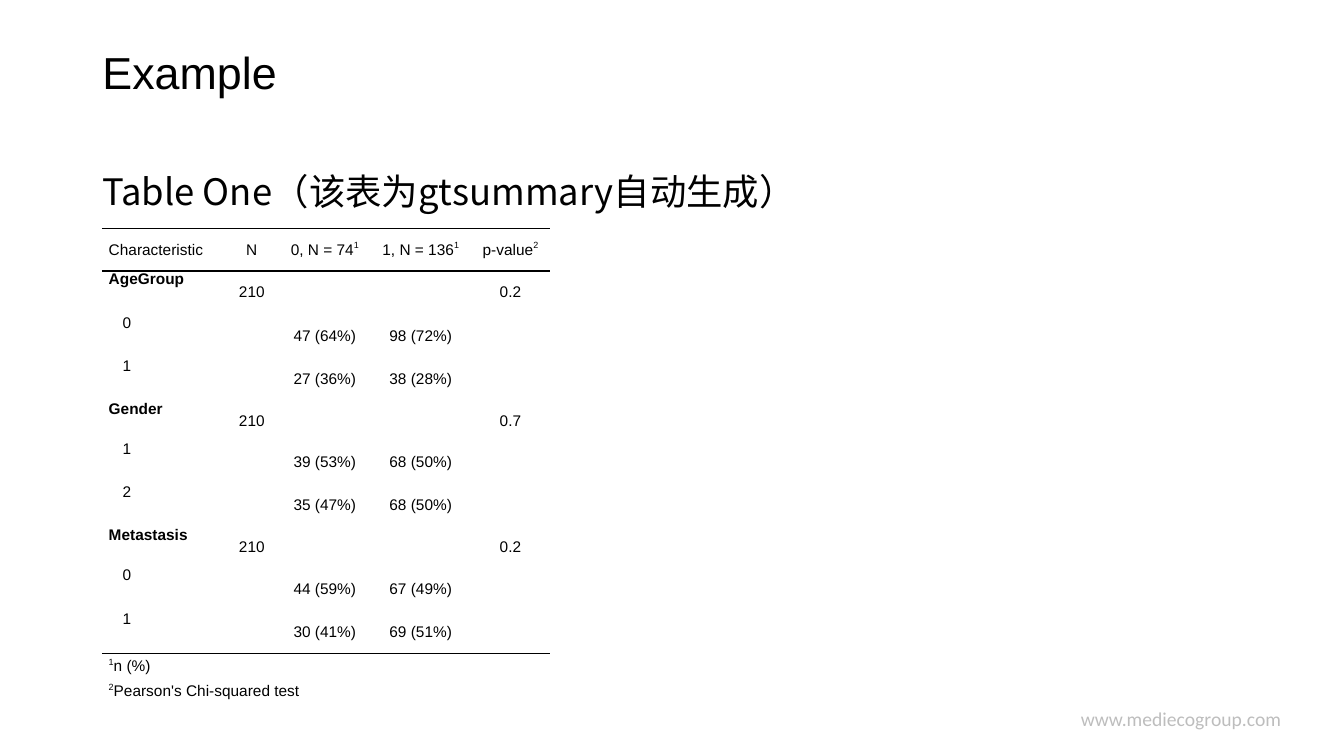
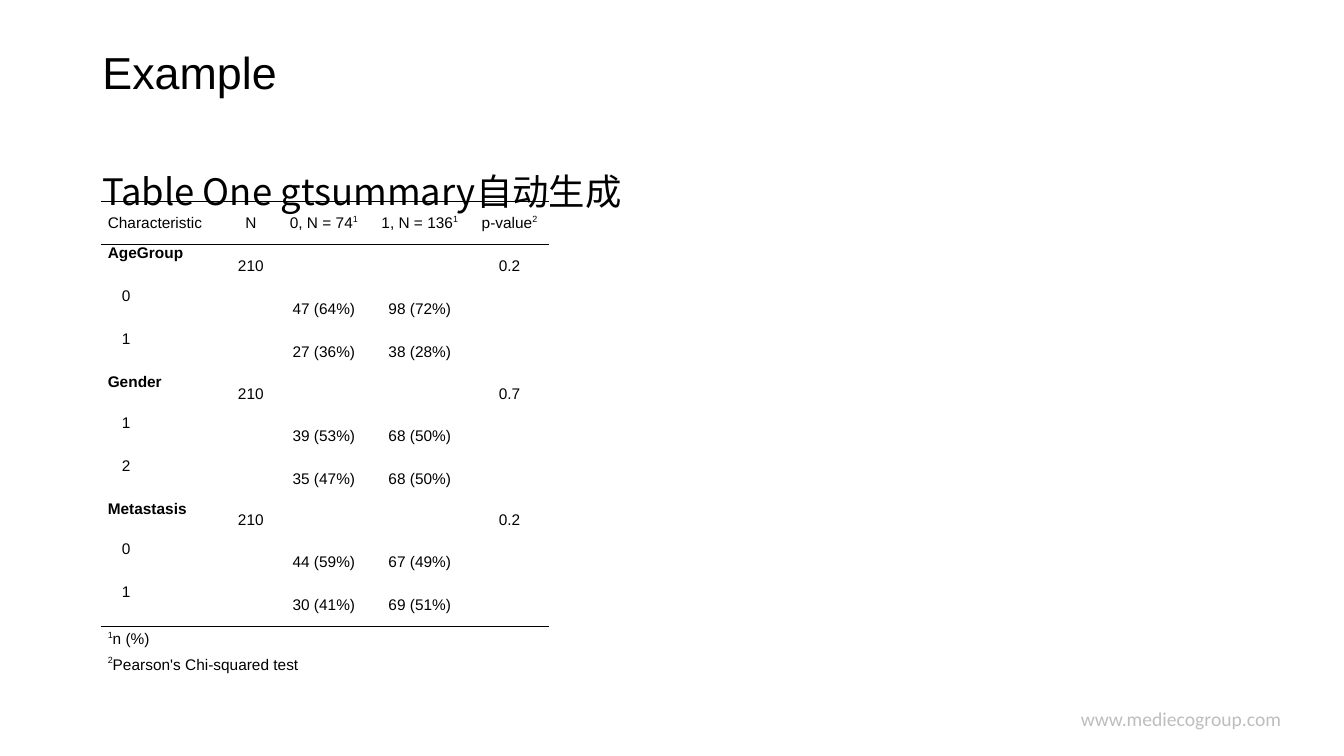
Before and after one commit to hao203/rmd_china, a slide deck: slide 19 of slides/04.Fig_Tabl/04.Fig_Tabl.pptx (slide 15 before the commit). Drawn at 1344x756 pixels with LibreOffice and Linux fonts; fonts in the diff are those of the drawing; background and template pictures are left out. Boxes give left, top, right and bottom in pixels: in the first picture for what was removed or moved away, otherwise in the second. Text is boxed around its words. In the diff, an @@ line names an element or a change of style, - is before the commit and + after.

```diff
--- a/slides/04.Fig_Tabl/04.Fig_Tabl.pptx
+++ b/slides/04.Fig_Tabl/04.Fig_Tabl.pptx
@@ background #CCE8CF to #FFFFFF @@
@@ text at bbox=[102, 174, 622, 216]: text changed @@
-Table One（该表为gtsummary自动生成）
+Table One gtsummary自动生成
@@ table at bbox=[101, 202, 549, 756] @@
@@ borders changed @@
@@ table: place and size @@
-table at bbox=[102, 228, 551, 704]
+table at bbox=[101, 202, 549, 756]
```
Also in this commit, not shown: 16 other slides changed, 4 slides added, 8 other files.
